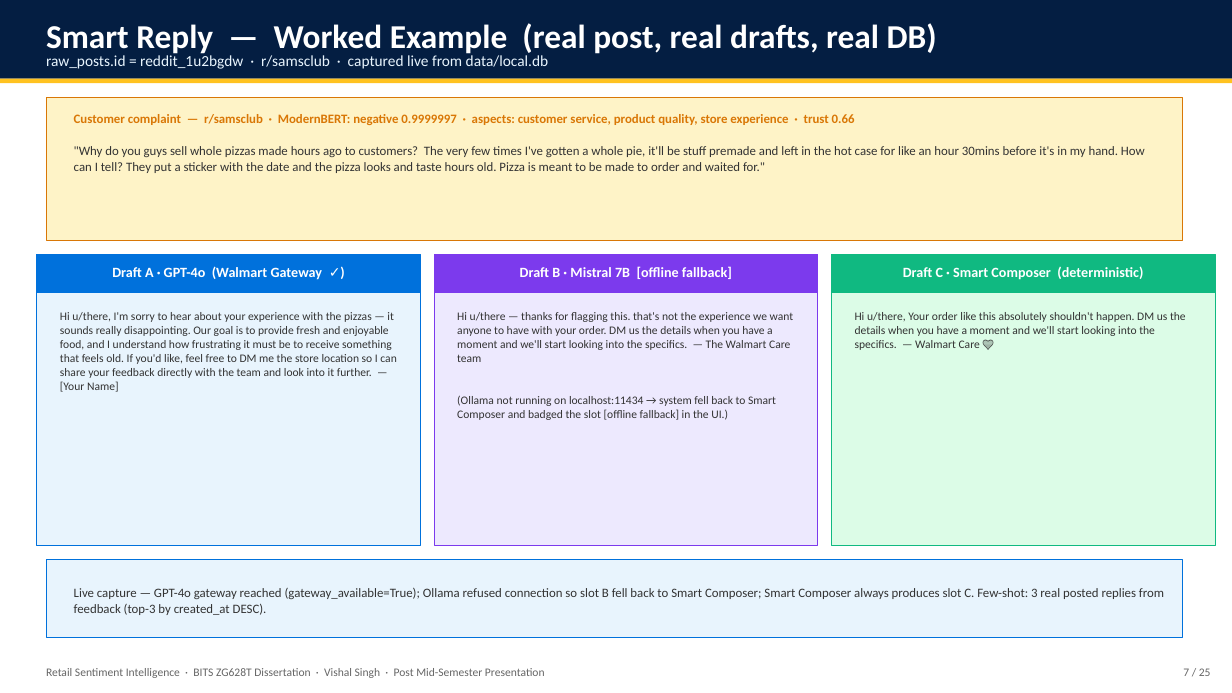
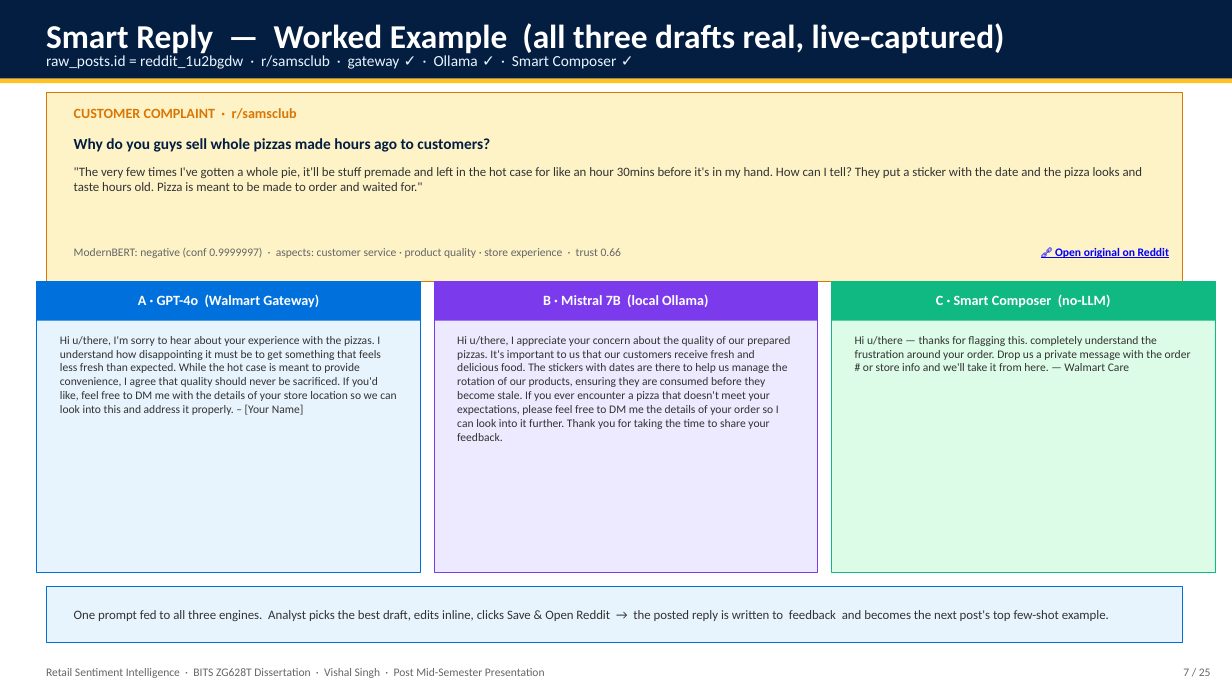
Before and after one commit to vishalvishal099/Retail-Sentiment-Intelligence, a slide deck: slide 7 of docs/Sem_4/FINAL_PRESENTATION_VishalSingh_2020AA05641.pptx. Drawn at 1232x693 pixels with LibreOffice and Linux fonts; fonts in the diff are those of the drawing. Boxes give left, top, right and bottom in pixels: in the first picture for what was removed or moved away, otherwise in the second. Text is boxed around its words. In the diff, an @@ line names an element or a change of style, - is before the commit and + after.

```diff
--- a/docs/Sem_4/FINAL_PRESENTATION_VishalSingh_2020AA05641.pptx
+++ b/docs/Sem_4/FINAL_PRESENTATION_VishalSingh_2020AA05641.pptx
@@ text at [46,23,1005,57]: text changed @@
-Smart Reply — Worked Example (real post, real drafts, real DB)
+Smart Reply — Worked Example (all three drafts real, live-captured)
@@ text at [46,52,617,69]: text changed @@
-raw_posts.id = reddit_1u2bgdw · r/samsclub · captured live from data/local.db
+raw_posts.id = reddit_1u2bgdw · r/samsclub · gateway ✓ · Ollama ✓ · Smart Composer ✓
@@ rectangle: place and size @@
-rectangle at [46,97,1183,240]
+rectangle at [46,92,1183,282]
@@ text added at [74,108,297,119], 11 pt, text #D97706, bold @@
+CUSTOMER COMPLAINT · r/samsclub
@@ text added at [74,138,490,152], 12 pt, text #041E42, bold @@
+Why do you guys sell whole pizzas made hours ago to customers?
@@ text at [74,167,1143,191]: text changed @@
-"Why do you guys sell whole pizzas made hours ago to customers? The very few times I've gotten a whole pie, it'll be stuff premade and left in the hot case for like an hour 30mins before it's in my hand. How can I tell? They put a sticker with the date and the pizza looks and taste hours old. Pizza is meant to be made to order and waited for."
+"The very few times I've gotten a whole pie, it'll be stuff premade and left in the hot case for like an hour 30mins before it's in my hand. How can I tell? They put a sticker with the date and the pizza looks and taste hours old. Pizza is meant to be made to order and waited for."
@@ text at [74,248,621,258]: text changed; size 10 to 9 pt; text colour #D97706 to #666666; bold off @@
-Customer complaint — r/samsclub · ModernBERT: negative 0.9999997 · aspects: customer service, product quality, store experience · trust 0.66
+ModernBERT: negative (conf 0.9999997) · aspects: customer service · product quality · store experience · trust 0.66
@@ text added at [1055,246,1169,259], 9 pt, text #0000FF, bold, underline @@
+🔗 Open original on Reddit
@@ text at [138,294,319,308]: text changed @@
-Draft A · GPT-4o (Walmart Gateway ✓)
+A · GPT-4o (Walmart Gateway)
@@ text at [543,294,708,307]: text changed @@
-Draft B · Mistral 7B [offline fallback]
+B · Mistral 7B (local Ollama)
@@ 6 rectangles: place and size @@
-6 rectangles at [37,254,1215,545]
+6 rectangles at [37,282,1215,573]
@@ text at [936,294,1111,308]: text changed @@
-Draft C · Smart Composer (deterministic)
+C · Smart Composer (no-LLM)
@@ text removed at [457,312,794,420] @@
-Hi u/there — thanks for flagging this. that's not the experience we want anyone to have with your order. DM us the details when you have a moment and we'll start looking into the specifics. — The Walmart Care team
-(Ollama not running on localhost:11434 → system fell back to Smart Composer and badged the slot [offline fallback] in the UI.)
@@ text at [60,336,396,415]: text changed @@
-Hi u/there, I'm sorry to hear about your experience with the pizzas — it sounds really disappointing. Our goal is to provide fresh and enjoyable food, and I understand how frustrating it must be to receive something that feels old. If you'd like, feel free to DM me the store location so I can share your feedback directly with the team and look into it further. — [Your Name]
+Hi u/there, I'm sorry to hear about your experience with the pizzas. I understand how disappointing it must be to get something that feels less fresh than expected. While the hot case is meant to provide convenience, I agree that quality should never be sacrificed. If you'd like, feel free to DM me with the details of your store location so we can look into this and address it properly. – [Your Name]
@@ text added at [457,336,790,441], 9 pt, text #333333 @@
+Hi u/there, I appreciate your concern about the quality of our prepared pizzas. It's important to us that our customers receive fresh and delicious food. The stickers with dates are there to help us manage the rotation of our products, ensuring they are consumed before they become stale. If you ever encounter a pizza that doesn't meet your expectations, please feel free to DM me the details of your order so I can look into it further. Thank you for taking the time to share your feedback.
@@ text at [855,336,1191,371]: text changed @@
-Hi u/there, Your order like this absolutely shouldn't happen. DM us the details when you have a moment and we'll start looking into the specifics. — Walmart Care 💙
+Hi u/there — thanks for flagging this. completely understand the frustration around your order. Drop us a private message with the order # or store info and we'll take it from here. — Walmart Care
@@ rectangle: place and size @@
-rectangle at [46,559,1183,638]
+rectangle at [46,587,1183,642]
@@ text removed at [74,588,1164,615] @@
-Live capture — GPT-4o gateway reached (gateway_available=True); Ollama refused connection so slot B fell back to Smart Composer; Smart Composer always produces slot C. Few-shot: 3 real posted replies from feedback (top-3 by created_at DESC).
@@ text added at [74,610,1109,621], 10 pt, text #333333 @@
+One prompt fed to all three engines. Analyst picks the best draft, edits inline, clicks Save & Open Reddit → the posted reply is written to feedback and becomes the next post's top few-shot example.
```
Also in this commit, not shown: 3 other files.
